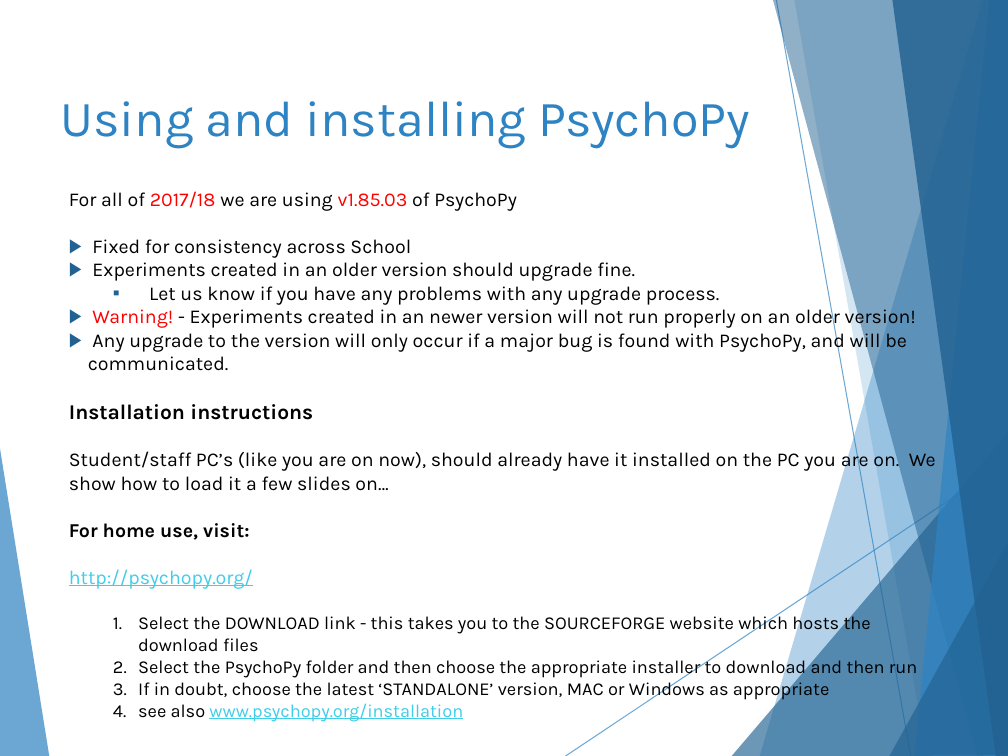
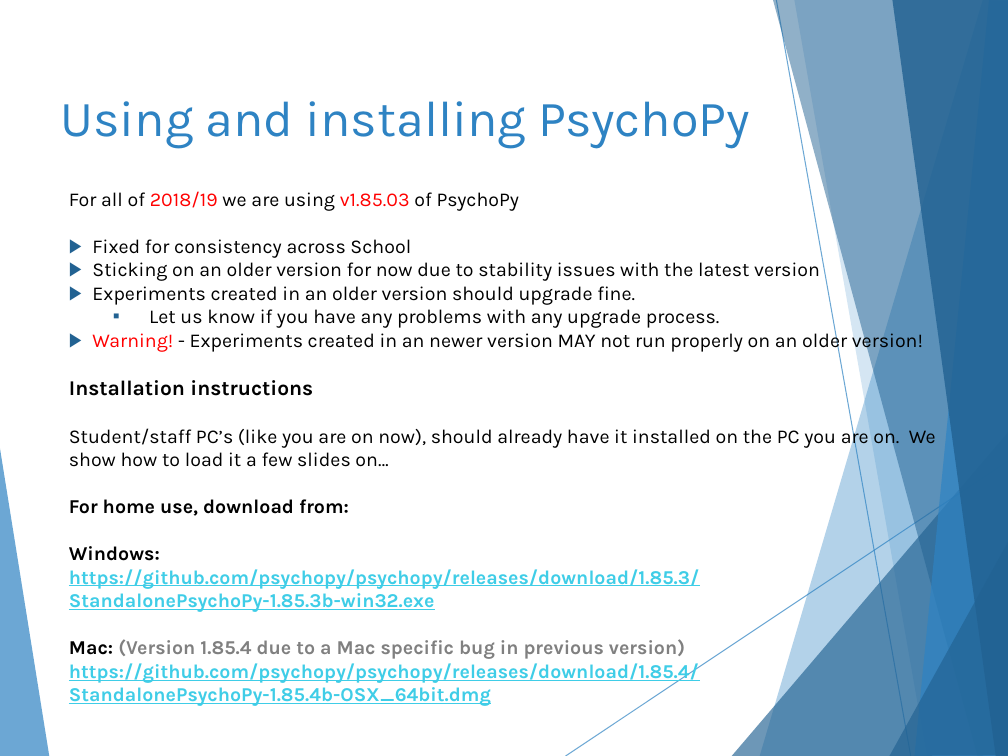
Before and after one commit to hlmpsy/psychopy_training, a slide deck: slide 6 of PsychoPy-Part1/PsychoPy-part1.pptx (slide 5 before the commit). Drawn at 1008x756 pixels with LibreOffice and Linux fonts; fonts in the diff are those of the drawing. Boxes give left, top, right and bottom in pixels: in the first picture for what was removed or moved away, otherwise in the second. Text is boxed around its words. In the diff, an @@ line names an element or a change of style, - is before the commit and + after.

```diff
--- a/PsychoPy-Part1/PsychoPy-part1.pptx
+++ b/PsychoPy-Part1/PsychoPy-part1.pptx
@@ text at bbox=[69, 191, 520, 211]: text changed @@
-For all of 2017/18 we are using v1.85.03 of PsychoPy
+For all of 2018/19 we are using v1.85.03 of PsychoPy
@@ text at bbox=[92, 262, 820, 281]: paragraph added @@
+▶ Sticking on an older version for now due to stability issues with the latest version
@@ text at bbox=[92, 329, 923, 353]: text changed @@
-▶ Warning! - Experiments created in an newer version will not run properly on an older version!
-▶ Any upgrade to the version will only occur if a major bug is found with PsychoPy, and will be communicated.
+▶ Warning! - Experiments created in an newer version MAY not run properly on an older version!
@@ text at bbox=[69, 499, 699, 706]: text changed; size 13 to 14 pt; text colour #000000 to #3FCDE7; bold on @@
-For home use, visit:
-http://psychopy.org/
-  1. Select the DOWNLOAD link - this takes you to the SOURCEFORGE website which hosts the download files
-  2. Select the PsychoPy folder and then choose the appropriate installer to download and then run
-  3. If in doubt, choose the latest ‘STANDALONE’ version, MAC or Windows as appropriate
-  4. see also www.psychopy.org/installation
+For home use, download from:
+Windows:
+https://github.com/psychopy/psychopy/releases/download/1.85.3/StandalonePsychoPy-1.85.3b-win32.exe
+Mac: (Version 1.85.4 due to a Mac specific bug in previous version)
+https://github.com/psychopy/psychopy/releases/download/1.85.4/StandalonePsychoPy-1.85.4b-OSX_64bit.dmg
```
Also in this commit, not shown: 13 other slides changed, 1 slide added, 54 other files.
